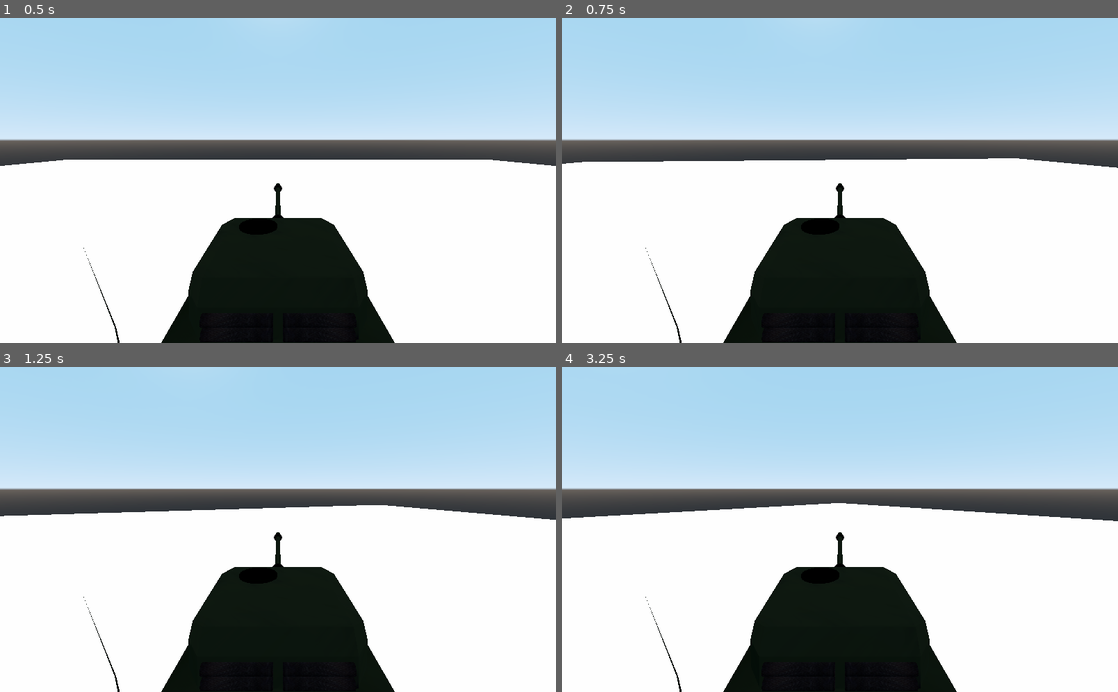
Above: before the commit, frames 1-4 (two rows, left to right).
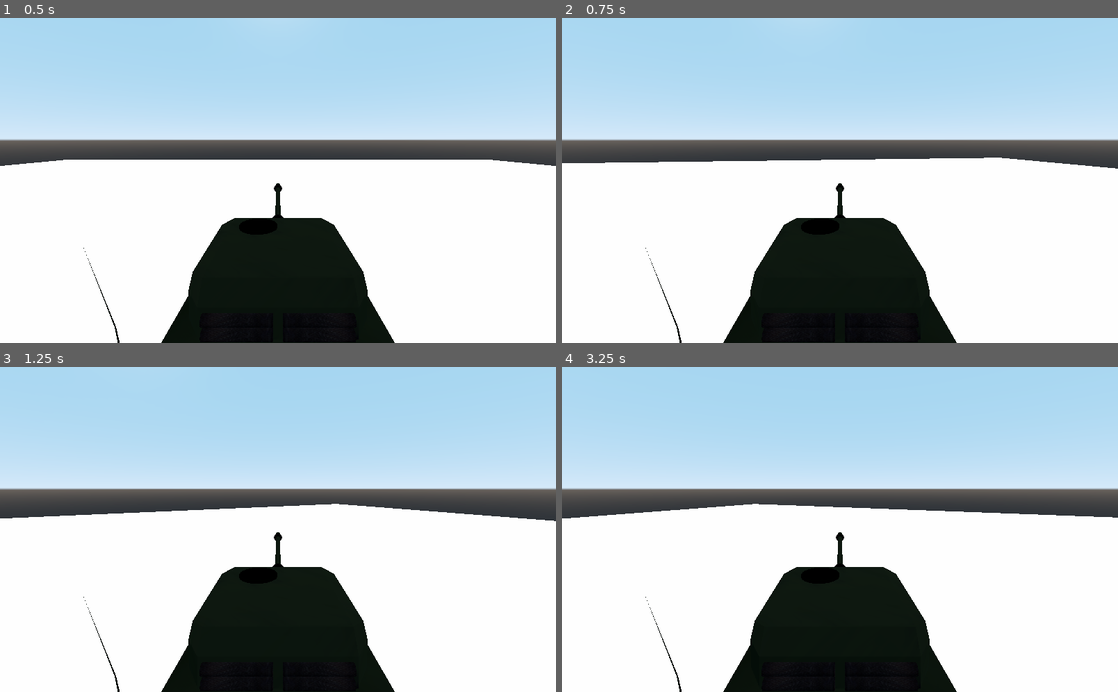
Above: after the commit, the same moments.

Repository: lwierez/TankDemo
Game: Godot game, scene res://Objects/TestMap.tscn
Same seed, same stepped clock (60 frames per second), same inputs: the game is played once before the commit and once after it. The project has no main scene, so this scene is started directly.
Inputs:
- Up to frame 1 (0.5 s): no input
- Up to frame 2 (0.75 s): tap Enter at 0.5 s; hold Right (ui_right) from 0.53 s (still down)
- Up to frame 3 (1.25 s): keep holding Right (ui_right)
- Up to frame 4 (3.25 s): release Right (ui_right) at 1.28 s; hold Down (ui_down) 1.28-2.03 s; hold Right (ui_right) 2.03-2.78 s; hold Up (ui_up) from 2.78 s (still down)

Frame 1 is identical in both runs. In frame 2, 0.2% of the frame differs, in the area x 0-100%, y 42-47%; in frame 3, 0.4%; in frame 4, 0.6%, in the area x 3-100%, y 41-48%.

Commit message:
[Code] Adjusted character controller values

Diff:
--- a/Objects/TestMap.tscn
+++ b/Objects/TestMap.tscn
@@ -47,8 +47,6 @@
 
 [node name="Player" parent="." instance=ExtResource( 1 )]
 transform = Transform( 1, 0, 0, 0, 1, 0, 0, 0, 1, 0, 0.339315, 0 )
-RotationSpeed = 0.5
-Speed = 10.0
 
 [node name="DirectionalLight" type="DirectionalLight" parent="."]
 transform = Transform( 1, 0, 0, 0, 0.3577, 0.933837, 0, -0.933837, 0.3577, 0, 16.5089, 10.4623 )
--- a/Scripts/Player.gd
+++ b/Scripts/Player.gd
@@ -1,8 +1,8 @@
 extends Spatial
 
 # Statistics
-export(float) var RotationSpeed = 5;
-export(float) var Speed = 5;
+export(float) var RotationSpeed = .75;
+export(float) var Speed = 7.5;
 
 # Components
 var Base
